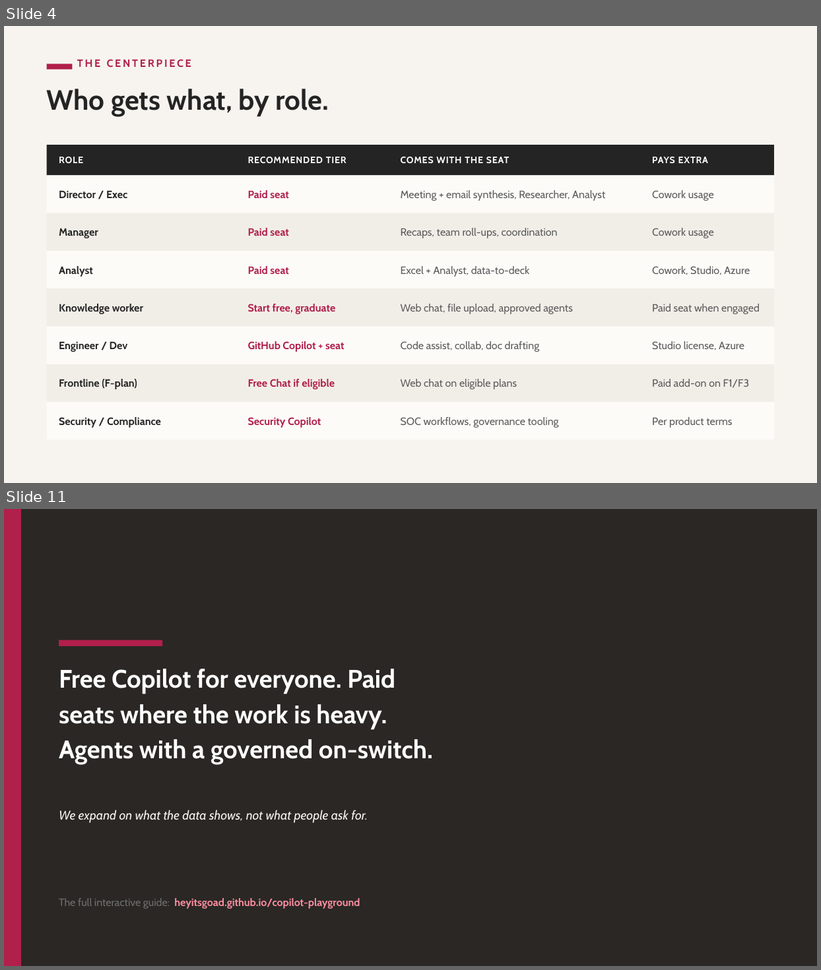
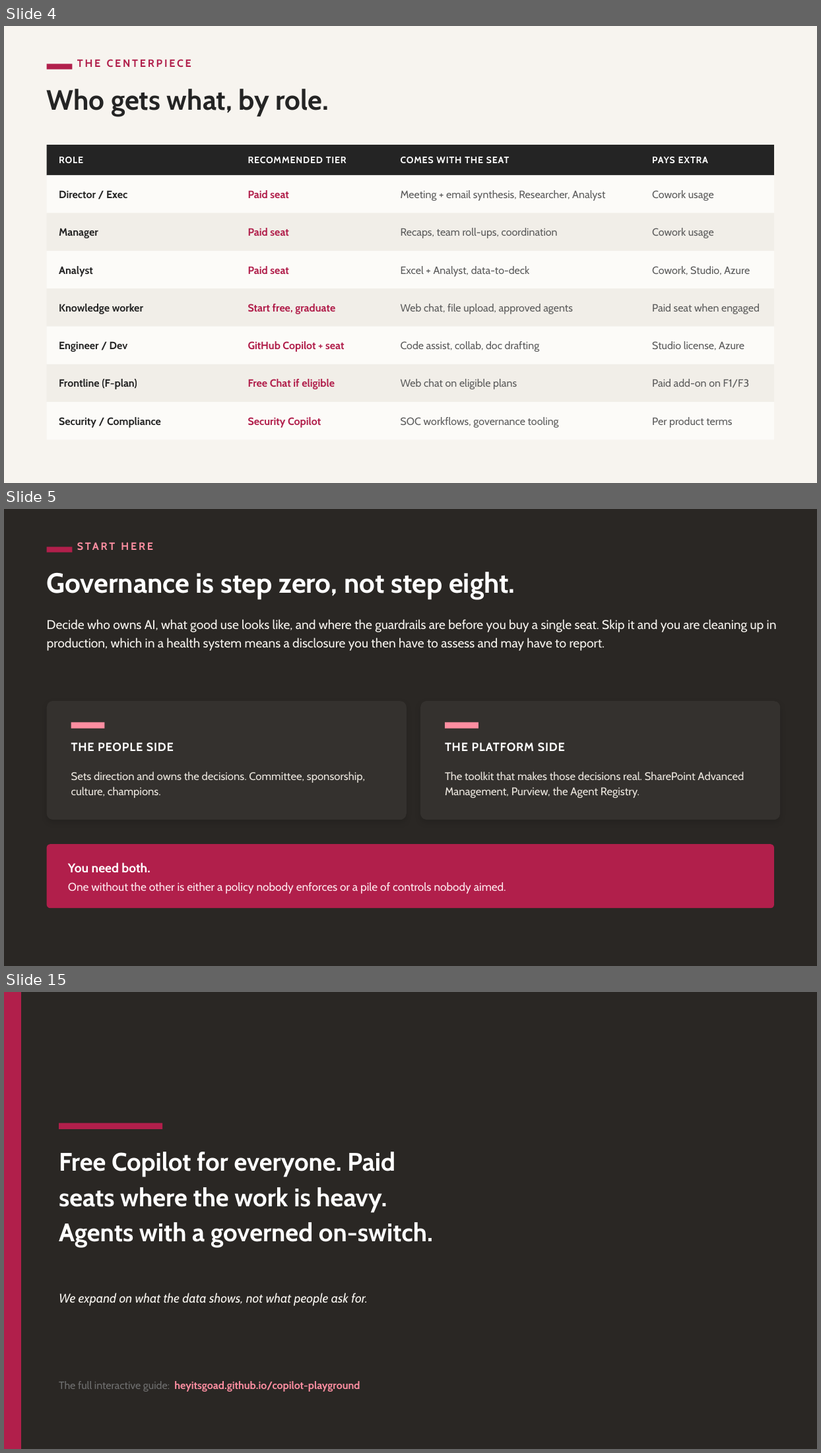
Before and after one commit to heyitsgoad/copilot-playground, a slide deck: education playground/assets/copilot licensing and deployment/Copilot-Licensing-Exec-Deck.pptx. Shown one above the other, each under a label of ours: slides 4 and 11 before the commit, slides 4, 5 and 15 after it; the slides between them are not shown. The pictures are 821x970 and 821x1453 pixels, drawn with LibreOffice and Linux fonts; fonts in the diff are those of the drawing. Boxes give left, top, right and bottom in pixels: in the first picture for what was removed or moved away, otherwise in the second. Text is boxed around its words. In the diff, an @@ line names an element or a change of style, - is before the commit and + after.

```diff
--- a/education playground/assets/copilot licensing and deployment/Copilot-Licensing-Exec-Deck.pptx
+++ b/education playground/assets/copilot licensing and deployment/Copilot-Licensing-Exec-Deck.pptx
@@ slide 5 added at (4, 509, 817, 966), background #FFFFFF @@
@@ rectangle added at (4, 509, 817, 966), fill #2A2724 @@
@@ rectangle added at (47, 547, 73, 553), fill #B11F4B @@
@@ text added at (77, 539, 773, 564), 12.5 pt, text #FD8EA1, bold @@
+START HERE
@@ text added at (47, 572, 516, 599), 33 pt, text #FFFFFF, bold @@
+Governance is step zero, not step eight.
@@ text added at (47, 619, 777, 651), 15 pt, text #F7F4EF @@
+Decide who owns AI, what good use looks like, and where the guardrails are before you buy a single seat. Skip it and you are cleaning up in production, which in a health system means a disclosure you then have to assess and may have to report.
@@ rounded rectangle added at (47, 701, 407, 820), fill #34312E @@
@@ rounded rectangle added at (420, 701, 781, 820), fill #34312E @@
@@ rectangle added at (71, 722, 104, 729), fill #FD8EA1 @@
@@ rectangle added at (445, 722, 479, 729), fill #FD8EA1 @@
@@ text added at (71, 743, 174, 752), 14 pt, text #FFFFFF, bold @@
+THE PEOPLE SIDE
@@ text added at (445, 743, 565, 752), 14 pt, text #FFFFFF, bold @@
+THE PLATFORM SIDE
@@ text added at (71, 772, 365, 798), 13 pt, text #ECE7DF @@
+Sets direction and owns the decisions. Committee, sponsorship, culture, champions.
@@ text added at (445, 772, 744, 798), 13 pt, text #ECE7DF @@
+The toolkit that makes those decisions real. SharePoint Advanced Management, Purview, the Agent Registry.
@@ rounded rectangle added at (47, 844, 774, 908), fill #B11F4B @@
@@ text added at (68, 863, 506, 894), 13.5 pt, text #FFE9EE @@
+You need both.
+One without the other is either a policy nobody enforces or a pile of controls nobody aimed.
@@ what was slide 11 is now slide 15 @@
```
Also in this commit, not shown: 8 slides changed, 3 other slides added, 2 other files.
